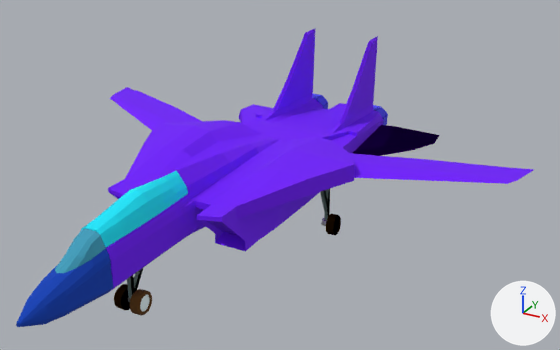
Renders of the OBJ model scenes/F-14 painter.obj from each side of a commit.
Both versions are drawn from a camera (50 mm lens) standing at (22.5, -37.2, 20.3) and looking at (2.3, -0.5, 2.0). Lighting does not change. The marker at lower right points along +X, +Y and +Z. Where no turn or scale is listed for an object, it has been applied to the vertices. Vertices at the same position are counted once.

Names of what the first picture shows: 'F-14 painter'.
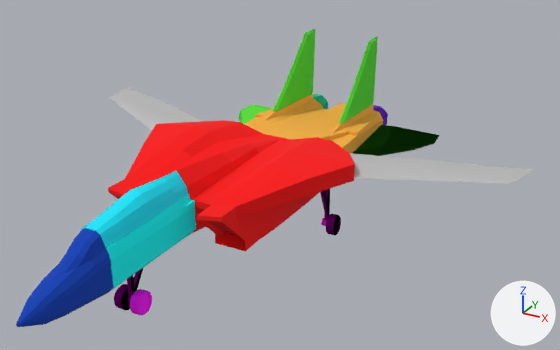
Location of each change, (x1, y1, x2, y2) in pixels of the pictures (560 x 350 px):
part 1 of me_f_14_painter, recoloured: (127, 189, 330, 298) in both
part 2 of me_f_14_painter, recoloured (purple to grey): (110, 87, 201, 130) in both
part 3 of me_f_14_painter, recoloured (purple to grey): (350, 153, 533, 184) in both
part 4 of me_f_14_painter, recoloured (purple to red): (108, 120, 355, 251) in both
part 5 of me_f_14_painter, recoloured (purple to green): (239, 29, 315, 124) in both
part 6 of me_f_14_painter, recoloured (purple to green): (339, 36, 440, 156) in both
part 7 of me_f_14_painter, recoloured (purple to orange): (258, 93, 383, 150) in both
part 8 of me_f_14_painter, recoloured (purple to orange): (245, 112, 357, 153) in both
part 9 of me_f_14_painter, recoloured (purple to cyan): (105, 194, 196, 290) in both
part 10 of me_f_14_painter, recoloured (cyan to blue): (55, 228, 106, 273) in both
part 11 of me_f_14_painter, recoloured: (373, 105, 388, 125) in both
part 12 of me_f_14_painter, recoloured: (313, 94, 328, 109) in both
part 13 of me_f_14_painter, recoloured: (140, 218, 339, 312) in both
part 14 of me_f_14_painter, recoloured (brown to pink): (114, 214, 341, 316) in both
part 15 of me_f_14_painter, recoloured: (128, 218, 327, 303) in both

The change, as a diff of the scene's bpy script:
```diff
--- a/scenes/F-14 painter.obj.py
+++ b/scenes/F-14 painter.obj.py
@@ mat_lambert2sg @@
+mat_lambert2sg = principled_material('lambert2SG')
+mat_lambert2sg.base_color = (1.0, 0.0, 0.0)  # red #ff0000
+mat_lambert2sg.roughness = 1.0
@@ mat_lambert8sg @@
+mat_lambert8sg = principled_material('lambert8SG')
+mat_lambert8sg.base_color = (0.11, 0.0, 0.5)  # purple #5d00bc
+mat_lambert8sg.roughness = 1.0
@@ mat_lambert6sg @@
+mat_lambert6sg = principled_material('lambert6SG')
+mat_lambert6sg.base_color = (0.0, 1.0, 1.0)  # cyan #00ffff
+mat_lambert6sg.roughness = 1.0
@@ mat_lambert3sg @@
+mat_lambert3sg = principled_material('lambert3SG')
+mat_lambert3sg.base_color = (0.93, 0.44, 0.05)  # orange #f7b13f
+mat_lambert3sg.roughness = 1.0
@@ mat_lambert7sg @@
+mat_lambert7sg = principled_material('lambert7SG')
+mat_lambert7sg.base_color = (0.0, 0.54, 0.26)  # green #00c28b
+mat_lambert7sg.roughness = 1.0
@@ mat_lambert5sg @@
+mat_lambert5sg = principled_material('lambert5SG')
+mat_lambert5sg.base_color = (0.09, 0.76, 0.03)  # green #55e230
+mat_lambert5sg.roughness = 1.0
@@ mat_lambert9sg @@
+mat_lambert9sg = principled_material('lambert9SG')
+mat_lambert9sg.base_color = (1.0, 0.0, 1.0)  # pink #ff00ff
+mat_lambert9sg.roughness = 1.0
@@ me_f_14_painter @@
 me_f_14_painter.from_pydata(...)  # 1772 vertices, 1765 faces; spans x -16.0..15.3, y -18.5..15.1, z -2.2..7.1
+# me_f_14_painter part 1: all 144 faces that had it switch from mat_blinn4sg (white #dbfeff) to mat_lambert9sg (pink #ff00ff)
+# me_f_14_painter part 2: 55 of the faces centred in x -15.3..-3.3, y -1.2..7.5, z 2.2..2.7 switch from mat_phong7sg (purple #6f00ff) to mat_initialshadinggroup (grey #bcbcbc)
+# me_f_14_painter part 3: 55 of the faces centred in x 2.4..14.7, y -0.9..6.4, z 2.2..2.7 switch from mat_phong7sg (purple #6f00ff) to mat_initialshadinggroup (grey #bcbcbc)
+# me_f_14_painter part 4: 158 of the faces centred in x -6.8..5.9, y -8.2..4.2, z -0.8..3.5 switch from mat_phong7sg (purple #6f00ff) to mat_lambert2sg (red #ff0000)
+# me_f_14_painter part 5: 72 of the faces centred in x -7.0..-2.8, y 7.5..14.3, z 0.3..7.0 switch from mat_phong7sg (purple #6f00ff) to mat_lambert5sg (green #55e230)
+# me_f_14_painter part 6: 72 of the faces centred in x 1.9..6.0, y 7.5..14.3, z 0.4..7.0 switch from mat_phong7sg (purple #6f00ff) to mat_lambert5sg (green #55e230)
+# me_f_14_painter part 7: 64 of the faces centred in x -4.2..3.2, y 10.9..15.1, z -0.6..2.3 switch from mat_phong7sg (purple #6f00ff) to mat_lambert3sg (orange #f7b13f)
+# me_f_14_painter part 8: 59 of the faces centred in x -4.4..3.4, y 4.1..8.0, z -0.8..2.3 switch from mat_phong7sg (purple #6f00ff) to mat_lambert3sg (orange #f7b13f)
+# me_f_14_painter part 9: 72 of the faces centred in x -1.4..0.6, y -13.6..-6.8, z 0.4..2.9 switch from mat_phong7sg (purple #6f00ff) to mat_lambert6sg (cyan #00ffff)
+# me_f_14_painter part 10: all 19 faces that had it switch from mat_blinn10sg (cyan #3f9ebc) to mat_blinn9sg (blue #003fb6)
+# me_f_14_painter part 11: 54 of the faces centred in x 0.9..3.0, y 14.0..15.1, z -0.4..1.6 switch from mat_phong10sg (blue #453ff0) to mat_lambert8sg (purple #5d00bc)
+# me_f_14_painter part 12: 54 of the faces centred in x -4.0..-1.9, y 14.0..15.1, z -0.3..1.8 switch from mat_phong10sg (blue #453ff0) to mat_lambert7sg (green #00c28b)
+# me_f_14_painter part 13: all 80 faces that had it switch from mat_blinn6sg (white #ecfcff) to mat_lambert9sg (pink #ff00ff)
+# me_f_14_painter part 14: all 480 faces that had it switch from mat_blinn3sg (brown #5d3800) to mat_lambert9sg (pink #ff00ff)
+# me_f_14_painter part 15: all 180 faces that had it switch from mat_initialshadinggroup (grey #bcbcbc) to mat_lambert9sg (pink #ff00ff)
 me_f_14_painter.materials.append(mat_phong1sg)
```
